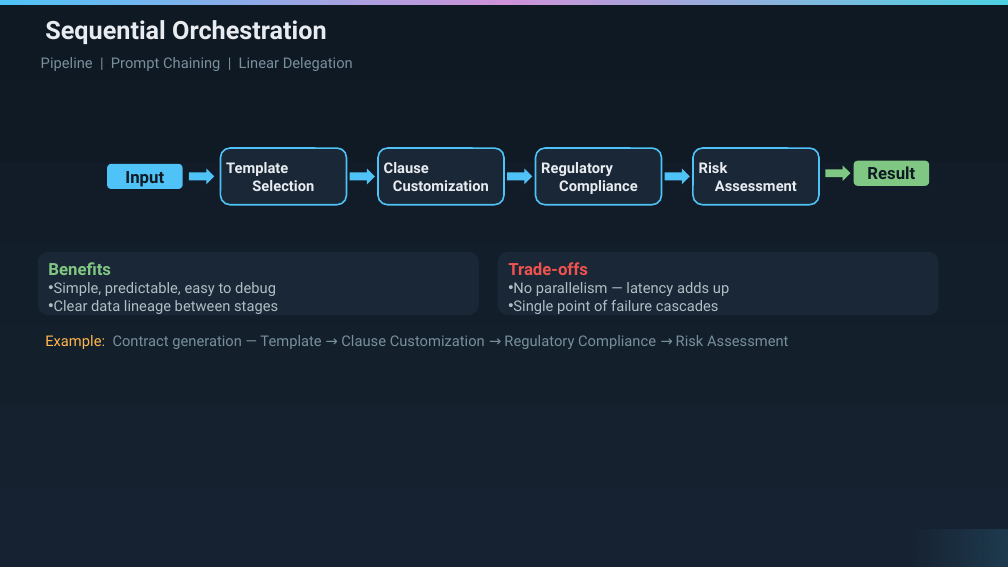
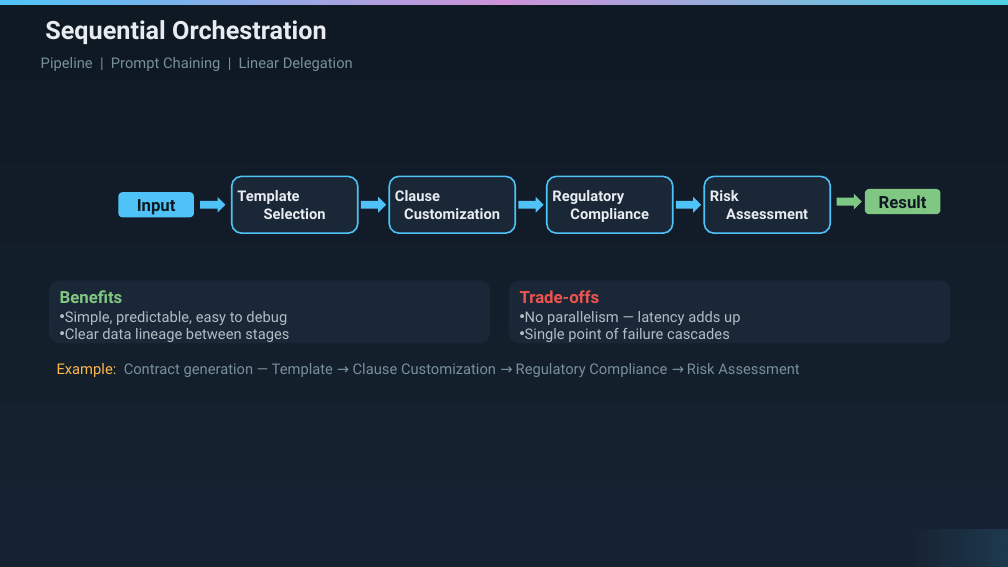
Before and after one commit to scgbear/multi-agent, a slide deck: slide 4 of Multi-Agent-Presentation.pptx. Drawn at 1008x567 pixels with LibreOffice and Linux fonts; fonts in the diff are those of the drawing. Boxes give left, top, right and bottom in pixels: in the first picture for what was removed or moved away, otherwise in the second. Text is boxed around its words. In the diff, an @@ line names an element or a change of style, - is before the commit and + after.

```diff
--- a/Multi-Agent-Presentation.pptx
+++ b/Multi-Agent-Presentation.pptx
@@ 8 rounded rectangles, 5 right arrows, 1 text: place and size @@
-8 rounded rectangles, 5 right arrows, 1 text at [38,148,938,349]
+8 rounded rectangles, 5 right arrows, 1 text at [49,176,950,377]
```
Also in this commit, not shown: 3 other slides changed.
